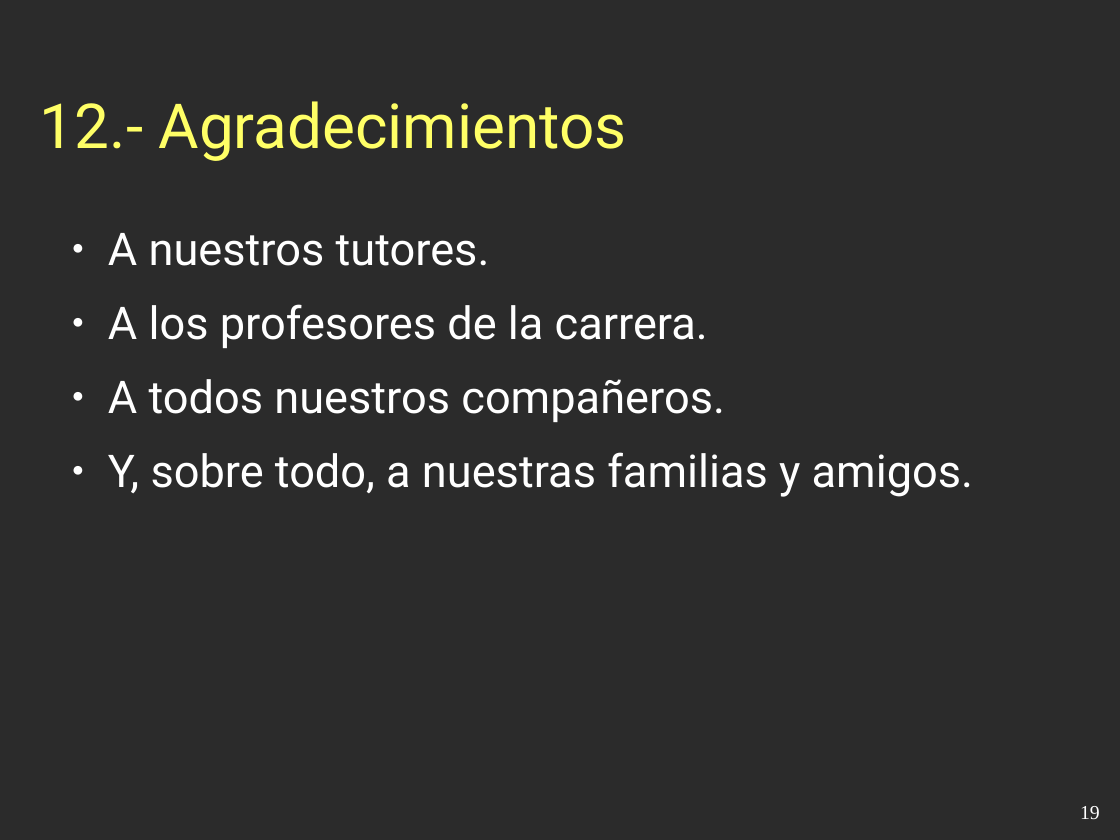
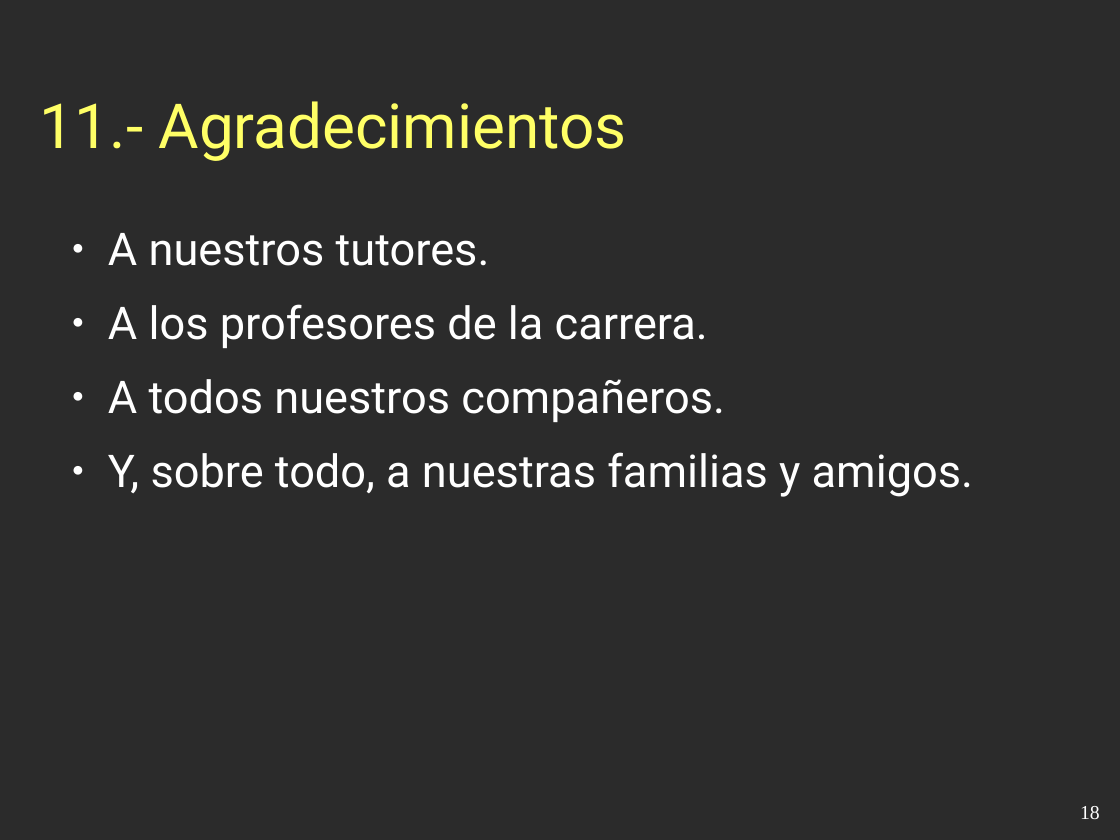
Before and after one commit to esbaixauli/proyecto-ii-ubu, a slide deck: slide 18 of trunk/Documentación/Presentación.odp (slide 19 before the commit). Drawn at 1120x840 pixels with LibreOffice and Linux fonts; fonts in the diff are those of the drawing; background and template pictures are left out; a plain dark background stands for a picture behind light text. Boxes give left, top, right and bottom in pixels: in the first picture for what was removed or moved away, otherwise in the second. Text is boxed around its words. In the diff, an @@ line names an element or a change of style, - is before the commit and + after.

```diff
--- a/trunk/Documentación/Presentación.odp
+++ b/trunk/Documentación/Presentación.odp
@@ title at (40, 101, 627, 161): text changed @@
-12.- Agradecimientos
+11.- Agradecimientos
@@ page number at (1080, 806, 1100, 819): text changed @@
-19
+18
```
Also in this commit, not shown: 13 other slides changed, 1 slide removed.
